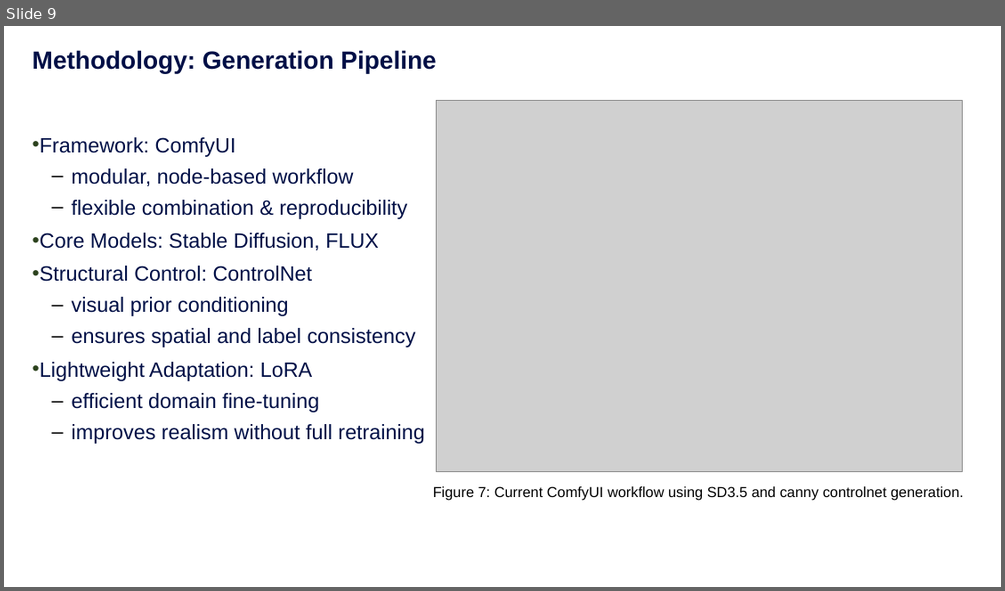
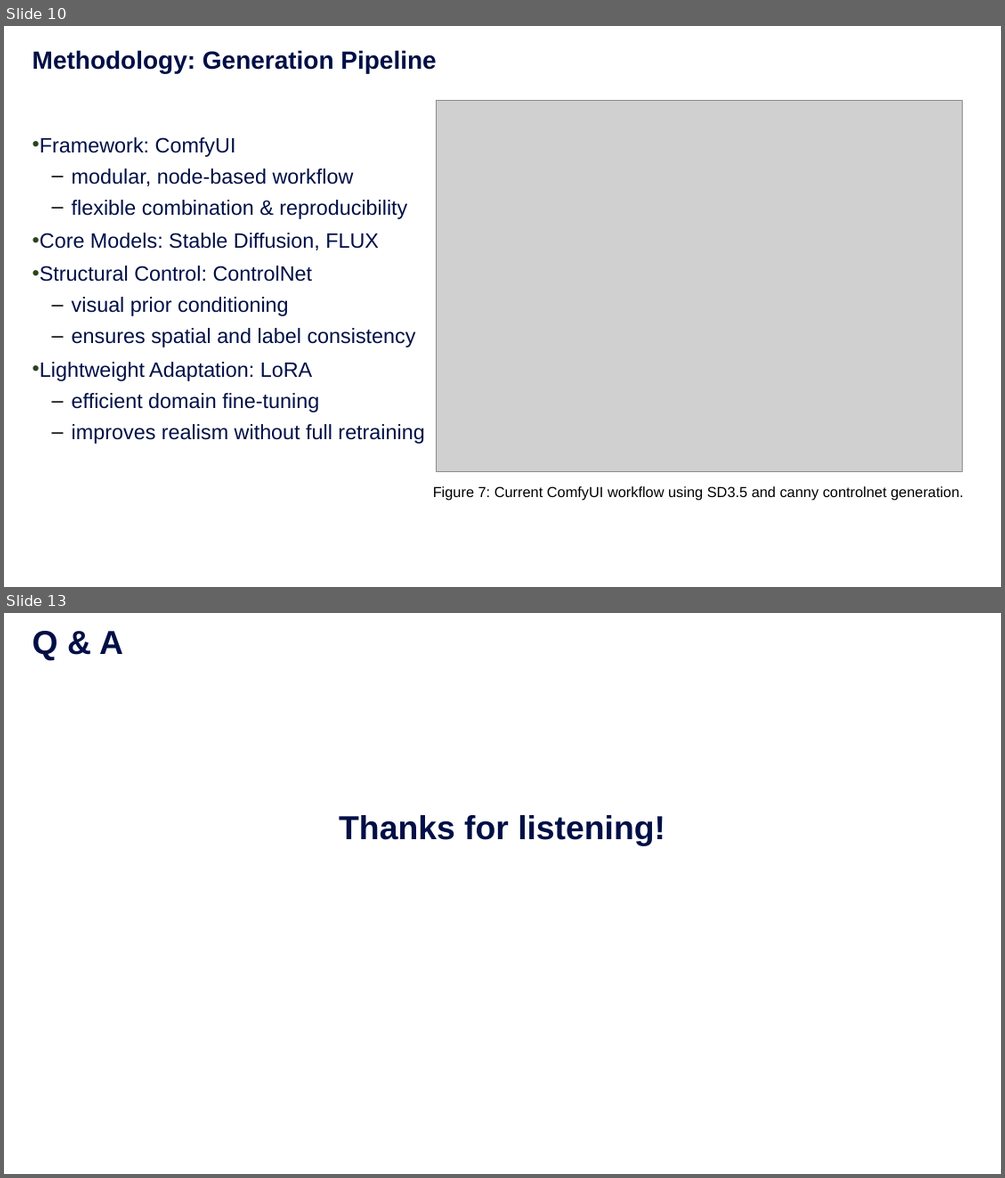
Before and after one commit to chengchengchenchen/MCS-Research-Project, a slide deck: doc/Presentation-revised.pptx. Shown one above the other, each under a label of ours: slide 9 before the commit, slides 10 and 13 after it; the slides between them are not shown. The pictures are 1005x591 and 1005x1178 pixels, drawn with LibreOffice and Linux fonts; fonts in the diff are those of the drawing; grey boxes stand for pictures; background and template pictures are left out. Boxes give left, top, right and bottom in pixels: in the first picture for what was removed or moved away, otherwise in the second. Text is boxed around its words. In the diff, an @@ line names an element or a change of style, - is before the commit and + after.

```diff
--- a/doc/Presentation-revised.pptx
+++ b/doc/Presentation-revised.pptx
@@ slide 13 added at box(4, 613, 1001, 1174), background #FFFFFF @@
@@ text added at box(32, 631, 123, 660), 32 pt, text #000F46, bold @@
+Q & A
@@ text added at box(339, 815, 665, 846), 32 pt, text #000F46, bold @@
+Thanks for listening!
@@ what was slide 9 is now slide 10 @@
```
Also in this commit, not shown: 10 slides changed, 4 other slides added, 1 slide removed, 2 other files.
